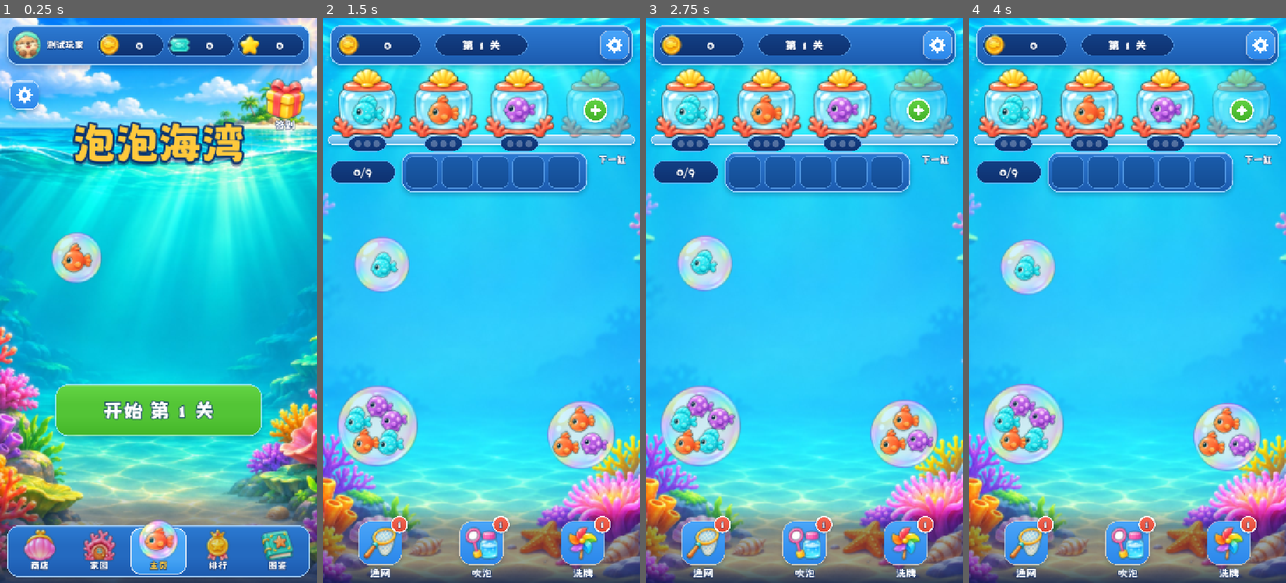
Above: before the commit, frames 1-4 (left to right).
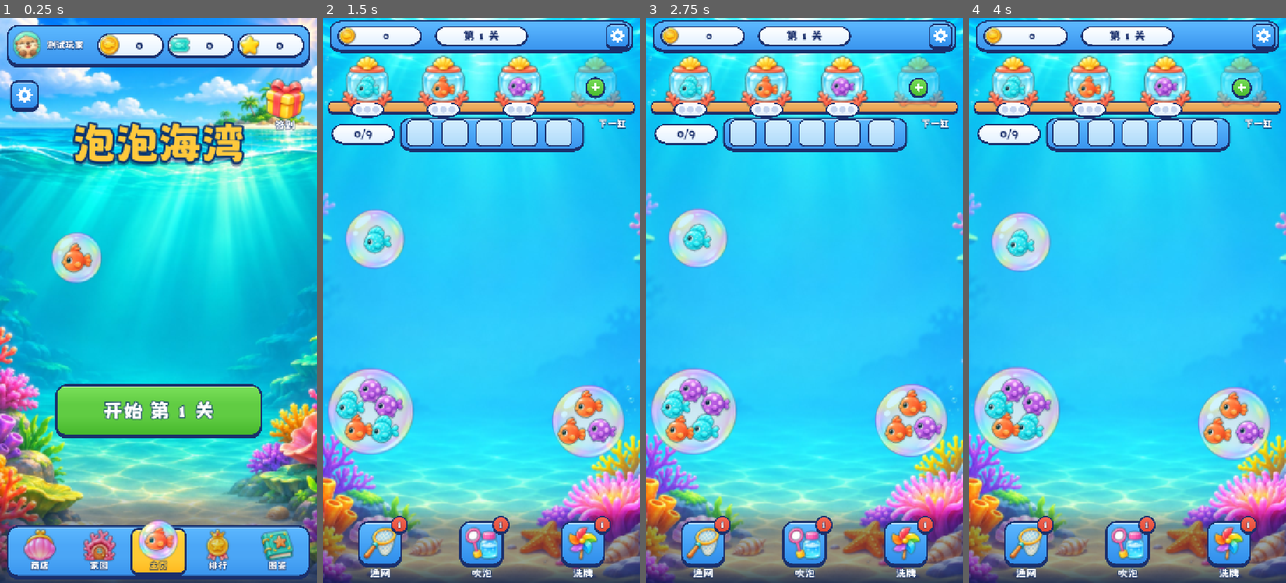
Above: after the commit, the same moments.

Repository: crazyniu/fishsort
Game: Godot game, scene res://scenes/main.tscn
The game is run twice, just before and just after one commit, with the same random seed, the same clock (stepped at 60 frames per second) and the same inputs.
Inputs (mouse positions are in pixels of both pictures, inside the frame that each line leads up to):
- Up to frame 1 (0.25 s): no input
- Up to frame 2 (1.5 s): click "开始 第 1 关" at 0.5 s; click (367, 108) at 1.27 s
- Up to frame 3 (2.75 s): click (690, 85) at 2.02 s
- Up to frame 4 (4 s): click (1089, 108) at 2.77 s; click (1089, 85) at 3.52 s

The runs differ from the first frame. In frame 1, 14% of the frame differs, in the area x 2-99%, y 1-100%; in frame 2, 34%; in frame 3, 34%, in the area x 1-99%, y 0-98%; in frame 4, 34%.

Commit message:
feat(ui): 界面改为糖果厚边风格（粗描边、硬投影、实心）；局内顶部区域压缩约 90px
Co-Authored-By: Claude Sonnet 5.5 <noreply@anthropic.com>

Diff:
--- a/assets/kit/kit.json
+++ b/assets/kit/kit.json
@@ -2,59 +2,59 @@
  "density": 3,
  "pieces": {
   "btn_blue": {
-   "pad": 16,
-   "mx": 63,
-   "my": 61
+   "pad": 6,
+   "mx": 53,
+   "my": 51
   },
   "btn_green": {
-   "pad": 16,
-   "mx": 63,
-   "my": 61
+   "pad": 6,
+   "mx": 53,
+   "my": 51
   },
   "btn_orange": {
-   "pad": 16,
-   "mx": 63,
-   "my": 61
+   "pad": 6,
+   "mx": 53,
+   "my": 51
   },
   "btn_purple": {
-   "pad": 16,
-   "mx": 63,
-   "my": 61
+   "pad": 6,
+   "mx": 53,
+   "my": 51
   },
   "btn_red": {
-   "pad": 16,
-   "mx": 63,
-   "my": 61
+   "pad": 6,
+   "mx": 53,
+   "my": 51
   },
   "tile": {
-   "pad": 16,
-   "mx": 69,
-   "my": 69
+   "pad": 6,
+   "mx": 59,
+   "my": 59
   },
   "btn_gear": {
-   "pad": 16,
+   "pad": 6,
    "mx": 0,
    "my": 0
   },
   "btn_close": {
-   "pad": 16,
+   "pad": 6,
    "mx": 0,
    "my": 0
   },
   "glass": {
-   "pad": 18,
-   "mx": 65,
-   "my": 65
+   "pad": 6,
+   "mx": 53,
+   "my": 53
   },
   "tab_on": {
-   "pad": 0,
-   "mx": 35,
-   "my": 35
+   "pad": 4,
+   "mx": 39,
+   "my": 39
   },
   "chip": {
-   "pad": 0,
-   "mx": 35,
-   "my": 29
+   "pad": 3,
+   "mx": 38,
+   "my": 32
   },
   "slot": {
    "pad": 0,
@@ -67,29 +67,29 @@
    "my": 21
   },
   "panel": {
-   "pad": 38,
-   "mx": 97,
-   "my": 97
+   "pad": 9,
+   "mx": 68,
+   "my": 68
   },
   "row": {
-   "pad": 15,
-   "mx": 62,
-   "my": 62
+   "pad": 5,
+   "mx": 52,
+   "my": 52
   },
   "card": {
-   "pad": 15,
-   "mx": 62,
-   "my": 62
+   "pad": 5,
+   "mx": 52,
+   "my": 52
   },
   "card_gold": {
-   "pad": 15,
-   "mx": 62,
-   "my": 62
+   "pad": 5,
+   "mx": 52,
+   "my": 52
   },
   "shelf": {
-   "pad": 12,
-   "mx": 59,
-   "my": 23
+   "pad": 4,
+   "mx": 51,
+   "my": 15
   },
   "fade": {
    "pad": 0,
@@ -97,22 +97,22 @@
    "my": 47
   },
   "badge_green": {
-   "pad": 11,
+   "pad": 5,
    "mx": 0,
    "my": 0
   },
   "badge_purple": {
-   "pad": 11,
+   "pad": 5,
    "mx": 0,
    "my": 0
   },
   "dot_red": {
-   "pad": 11,
+   "pad": 5,
    "mx": 0,
    "my": 0
   },
   "plus": {
-   "pad": 11,
+   "pad": 5,
    "mx": 0,
    "my": 0
   }
--- a/src/game/game_screen.gd
+++ b/src/game/game_screen.gd
@@ -3,11 +3,11 @@
 ## 局内界面。规则全部交给 Rules，这里只负责摆放、输入转发和按事件播动画。
 
 const W := 750.0
-const BAR_Y := 16.0
-const BAR_H := 96.0
-const SHELF_Y := 124.0
-const ROW_Y := 322.0
-const FIELD_Y := 412.0
+const BAR_Y := 8.0
+const BAR_H := 68.0
+const SHELF_Y := 84.0
+const ROW_Y := 236.0
+const FIELD_Y := 322.0
 const TOOLS_H := 150.0
 const FLY_TIME := GameFx.FLY_TIME
 const LEVEL_COUNT := 60
@@ -155,19 +155,19 @@
 func _build_top() -> void:
 	var mid: float = BAR_Y + BAR_H / 2.0
 	_put(UiKit.piece("glass"), Vector2(16, BAR_Y), Vector2(W - 32, BAR_H))
-	var coin: Dictionary = UiKit.capsule("res://assets/ui/coin.png", 200)
-	_put(coin["box"], Vector2(32, mid - 28))
+	var coin: Dictionary = UiKit.capsule("res://assets/ui/coin.png", 200, 46.0)
+	_put(coin["box"], Vector2(34, mid - 23))
 	_coins = coin["label"]
 	var title: String = tr("UI_LEVEL") % _level_id
 	if _lv.challenge:
 		title = "%s · %s" % [tr("UI_CHALLENGE"), title]
 	var chip := UiKit.piece("chip")
-	_put(chip, Vector2(W / 2.0 - 110, mid - 26), Vector2(220, 52))
-	var level_lbl := UiKit.label(title, 28, UiKit.GOLD if _lv.challenge else Color.WHITE)
-	_put(level_lbl, Vector2(W / 2.0 - 110, mid - 26), Vector2(220, 52))
+	_put(chip, Vector2(W / 2.0 - 110, mid - 23), Vector2(220, 46))
+	var ink: Color = UiKit.PURPLE if _lv.challenge else UiKit.INK
+	_put(UiKit.text(title, 26, ink), Vector2(W / 2.0 - 110, mid - 23), Vector2(220, 46))
 	if _intro:
 		Anim.pop_in(chip)
-	_put(UiKit.badge("btn_gear", 68), Vector2(W - 26 - 68, mid - 34))
+	_put(UiKit.badge("btn_gear", 54), Vector2(W - 26 - 54, mid - 27))
 	var gear := UiKit.hotspot(Vector2(W - 100, BAR_Y), Vector2(84, BAR_H))
 	gear.pressed.connect(_show_settings)
 	Anim.press_fx(gear)
@@ -181,13 +181,13 @@
 	box.set_meta("have", have)
 	for k: Node in box.get_children():
 		k.queue_free()
-	var gap: float = 22.0
+	var gap: float = 20.0
 	var x0: float = (box.size.x - gap * (cap - 1)) / 2.0
 	for i: int in cap:
 		var dot := Panel.new()
 		var sb := StyleBoxFlat.new()
 		sb.set_corner_radius_all(8)
-		sb.bg_color = UiKit.GOLD if i < have else Color(1, 1, 1, 0.28)
+		sb.bg_color = UiKit.GOLD if i < have else Color("C3D3EE")
 		dot.add_theme_stylebox_override("panel", sb)
 		dot.size = Vector2(16, 16)
 		dot.position = Vector2(x0 + i * gap - 8, box.size.y / 2.0 - 8)
@@ -197,31 +197,31 @@
 
 
 func _bowl_pos(i: int) -> Vector2:
-	return Vector2(20 + i * 180 + 85, SHELF_Y + 84)
+	return Vector2(20 + i * 180 + 85, SHELF_Y + 70)
 
 
 func _build_shelf() -> void:
 	# 珊瑚色的架子
-	_put(UiKit.piece("shelf"), Vector2(12, SHELF_Y + 152), Vector2(W - 24, 24))
+	_put(UiKit.piece("shelf"), Vector2(12, SHELF_Y + 112), Vector2(W - 24, 28))
 	_bowls.clear()
 	for i: int in GameState.MAX_SLOTS:
 		var c: Vector2 = _bowl_pos(i)
-		var tank := UiKit.icon("res://assets/ui/tank.png", 170)
-		_put(tank, c - Vector2(85, 92))
-		var fish := UiKit.icon("", 78)
-		_put(fish, c - Vector2(39, 30))
-		var plus := UiKit.badge("plus", 56)
-		_put(plus, c - Vector2(28, 18))
+		var tank := UiKit.icon("res://assets/ui/tank.png", 124)
+		_put(tank, c - Vector2(62, 66))
+		var fish := UiKit.icon("", 58)
+		_put(fish, c - Vector2(29, 20))
+		var plus := UiKit.badge("plus", 44)
+		_put(plus, c - Vector2(22, 12))
 		Anim.pulse(plus, 1.12)
 		var pill := UiKit.piece("chip")
-		_put(pill, c + Vector2(-46, 70), Vector2(92, 38))
+		_put(pill, c + Vector2(-40, 46), Vector2(80, 32))
 		var count := Control.new()
 		count.mouse_filter = Control.MOUSE_FILTER_IGNORE
-		count.pivot_offset = Vector2(46, 19)
-		_put(count, c + Vector2(-46, 70), Vector2(92, 38))
+		count.pivot_offset = Vector2(40, 16)
+		_put(count, c + Vector2(-40, 46), Vector2(80, 32))
 		var timer := UiKit.label("", 28, UiKit.GOLD)
-		_put(timer, c + Vector2(-60, -104), Vector2(120, 36))
-		var hot := UiKit.hotspot(c - Vector2(85, 92), Vector2(170, 190))
+		_put(timer, c + Vector2(-60, -84), Vector2(120, 30))
+		var hot := UiKit.hotspot(c - Vector2(62, 66), Vector2(124, 150))
 		hot.pressed.connect(_on_bowl_pressed.bind(i))
 		_stage.add_child(hot)
 		if _intro:
@@ -240,24 +240,24 @@
 
 
 func _buffer_pos(i: int) -> Vector2:
-	return Vector2(196 + i * 84 + 38, ROW_Y + 42)
+	return Vector2(196 + i * 82 + 34, ROW_Y + 36)
 
 
 func _build_row() -> void:
-	_put(UiKit.piece("chip"), Vector2(16, ROW_Y + 14), Vector2(156, 56))
-	_progress = UiKit.label("", 26)
-	_put(_progress, Vector2(16, ROW_Y + 14), Vector2(156, 56))
-	_put(UiKit.piece("glass"), Vector2(186, ROW_Y - 6), Vector2(440, 96))
+	_put(UiKit.piece("chip"), Vector2(20, ROW_Y + 14), Vector2(150, 46))
+	_progress = UiKit.text("", 26, UiKit.INK)
+	_put(_progress, Vector2(20, ROW_Y + 14), Vector2(150, 46))
+	_put(UiKit.piece("glass"), Vector2(182, ROW_Y), Vector2(436, 74))
 	for i: int in _s.buffer_cap:
 		var slot := UiKit.piece("slot")
-		_put(slot, _buffer_pos(i) - Vector2(38, 38), Vector2(76, 76))
+		_put(slot, _buffer_pos(i) - Vector2(32, 32), Vector2(64, 64))
 		if _intro:
 			Anim.pop_in(slot, 0.2 + 0.04 * i)
 	_buffer_box = _put(Control.new(), Vector2.ZERO)
 	_buffer_box.mouse_filter = Control.MOUSE_FILTER_IGNORE
-	_put(UiKit.label(tr("UI_NEXT_BOWL"), 22), Vector2(626, ROW_Y - 2), Vector2(116, 30))
-	_next_icon = UiKit.icon("", 56)
-	_put(_next_icon, Vector2(656, ROW_Y + 26))
+	_put(UiKit.label(tr("UI_NEXT_BOWL"), 22), Vector2(626, ROW_Y), Vector2(116, 28))
+	_next_icon = UiKit.icon("", 46)
+	_put(_next_icon, Vector2(661, ROW_Y + 28))
 
 
 func _build_field(view_h: float) -> void:
@@ -441,9 +441,9 @@
 	for i: int in _buffer_box.get_child_count():
 		_buffer_box.get_child(i).queue_free()
 	for i: int in _s.buffer.size():
-		var f := UiKit.icon("", 64)
+		var f := UiKit.icon("", 54)
 		f.texture = _fish_tex(_s.buffer[i])
-		f.position = _buffer_pos(i) - Vector2(32, 32)
+		f.position = _buffer_pos(i) - Vector2(27, 27)
 		_buffer_box.add_child(f)
 		if i >= _buffer_shown:
 			Anim.pop_in(f, 0.0, 0.2)
@@ -550,7 +550,7 @@
 	var gain: int = int(cfg["coinPerHit"])
 	_combo_coins += gain
 	Save.data["coins"] = int(Save.data["coins"]) + gain
-	_fx.coin_to(from, Vector2(100, BAR_Y + 48), minf(1.0 + _combo * 0.04, 1.5), _refresh_top)
+	_fx.coin_to(from, Vector2(100, BAR_Y + 34), minf(1.0 + _combo * 0.04, 1.5), _refresh_top)
 
 
 func _on_bowl_pressed(i: int) -> void:
@@ -787,7 +787,7 @@
 	Anim.shake(_stage, 16.0)
 	for i: int in _bowls.size():
 		Anim.squash(_bowls[i]["tank"], 0.2)
-	WinFx.play(self, tr("UI_FINISH_TITLE"), _stage.position + Vector2(100, BAR_Y + 48))
+	WinFx.play(self, tr("UI_FINISH_TITLE"), _stage.position + Vector2(100, BAR_Y + 34))
 	get_tree().create_timer(1.9).timeout.connect(_show_win)
 
 
--- a/src/ui/home_screen.gd
+++ b/src/ui/home_screen.gd
@@ -503,7 +503,12 @@
 			Vector2(95, y),
 			Vector2(maxf(48.0, 560.0 * step / steps.size()), 44)
 		)
-	_add(_page, UiKit.label("%d/%d" % [step, steps.size()], 28), Vector2(95, y), Vector2(560, 42))
+	_add(
+		_page,
+		UiKit.text("%d/%d" % [step, steps.size()], 28, UiKit.INK),
+		Vector2(95, y),
+		Vector2(560, 42)
+	)
 	if done_all:
 		_add(_page, UiKit.label(tr("UI_BUILD_DONE"), 26), Vector2(0, y + 60), Vector2(W, 60))
 		return
@@ -667,7 +672,7 @@
 		)
 	_add(
 		_page,
-		UiKit.label(tr("UI_COLLECTED") % [have, pool.size()], 24),
+		UiKit.text(tr("UI_COLLECTED") % [have, pool.size()], 24, UiKit.INK),
 		Vector2(16, 104),
 		Vector2(W - 32, 42)
 	)
@@ -686,7 +691,7 @@
 		var sp: Dictionary = pool[n]
 		var owned: int = int(cards.get(sp["id"], 0))
 		var cell := UiKit.piece("card")
-		cell.self_modulate = Color.WHITE if owned > 0 else Color(0.74, 0.82, 0.9)
+		cell.self_modulate = Color.WHITE if owned > 0 else Color(0.88, 0.92, 0.97)
 		_add(
 			inner,
 			cell,
--- a/src/ui/ui_kit.gd
+++ b/src/ui/ui_kit.gd
@@ -12,6 +12,8 @@
 const GOLD := Color("FFC93C")
 ## 浅色面板上的正文色
 const BODY := Color("27508F")
+## 白色胶囊上的字：深蓝，不描边
+const INK := Color("1A2F6B")
 
 static var _cache: Dictionary = {}
 
@@ -86,7 +88,7 @@
 	var pic := icon(icon_path, side)
 	pic.position = Vector2(5, 4)
 	box.add_child(pic)
-	var num := label("0", int(height * 0.5))
+	var num := text("0", int(height * 0.5), INK)
 	num.position = Vector2(side + 6, 0)
 	num.size = Vector2(width - side - 18, height)
 	box.add_child(num)
Binary file changed: assets/kit/badge_green.png
Not shown, changed: assets/kit/badge_green.png.import
Binary file changed: assets/kit/badge_purple.png
Not shown, changed: assets/kit/badge_purple.png.import
Binary file changed: assets/kit/btn_blue.png
Not shown, changed: assets/kit/btn_blue.png.import
Binary file changed: assets/kit/btn_close.png
Not shown, changed: assets/kit/btn_close.png.import
Binary file changed: assets/kit/btn_gear.png
Not shown, changed: assets/kit/btn_gear.png.import
Binary file changed: assets/kit/btn_green.png
Not shown, changed: assets/kit/btn_green.png.import
(and 34 more such lines)
